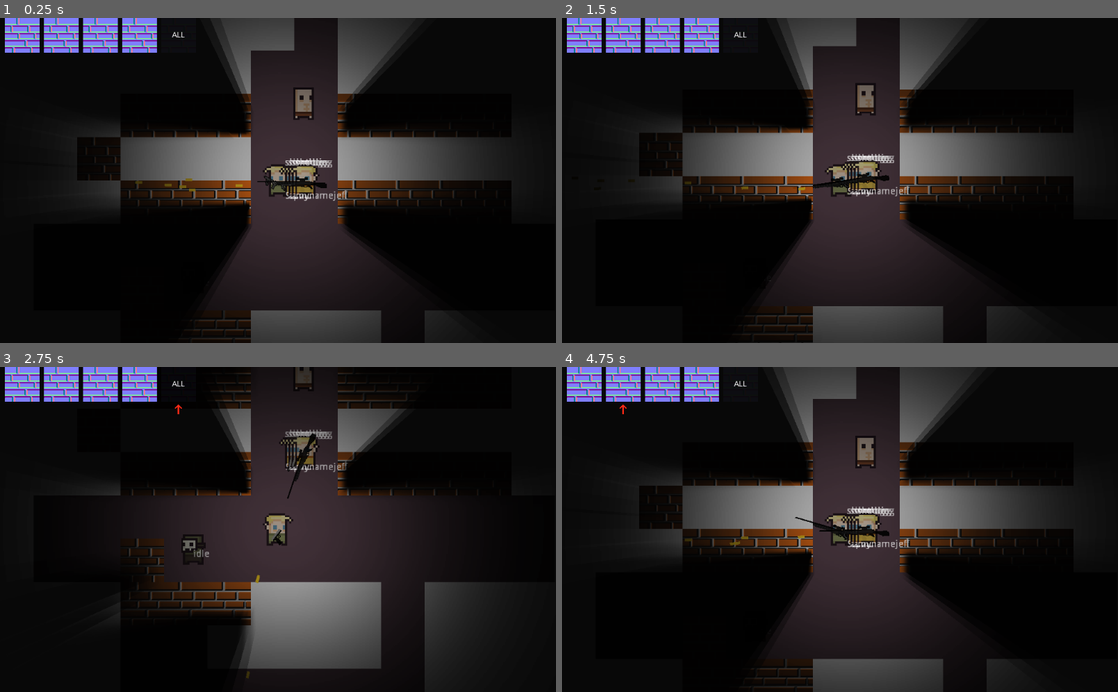
Above: before the commit, frames 1-4 (two rows, left to right).
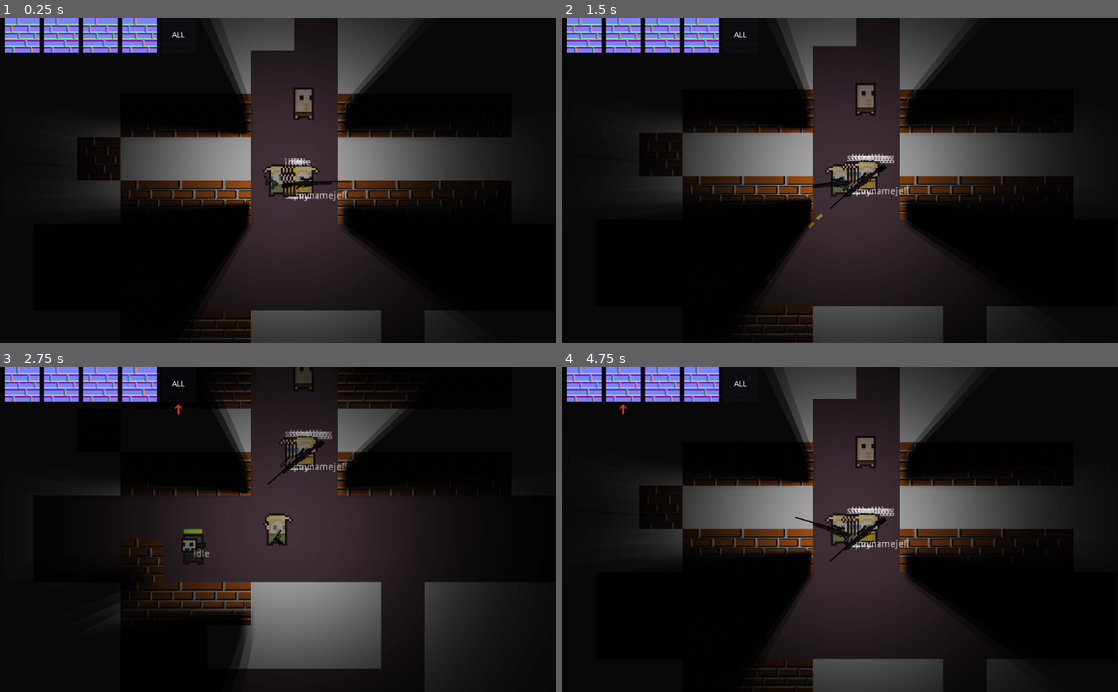
Above: after the commit, the same moments.

Repository: fedzdev/gameoff
Game: Godot game, scene res://Tests/TestArena.tscn
Same seed, same stepped clock (60 frames per second), same inputs: the game is played once before the commit and once after it. Sound files missing from this copy of the repository are replaced by a short silence.
Inputs (mouse positions are in pixels of both pictures, inside the frame that each line leads up to):
- Up to frame 1 (0.25 s): no input
- Up to frame 2 (1.5 s): move the mouse to (962, 164) at 0.52 s; hold E (swap_right) 0.53-1.28 s; tap F (follow) at 0.6 s; tap Enter at 1.25 s; move the mouse to (728, 196) at 1.27 s; hold Down (ui_down) from 1.28 s (still down); tap G (guard) at 1.35 s
- Up to frame 3 (2.75 s): move the mouse to (333, 458) at 2.02 s; release Down (ui_down) at 2.03 s; hold E (swap_right) from 2.03 s (still down); tap 5 (select_all) at 2.1 s
- Up to frame 4 (4.75 s): move the mouse to (812, 594) at 2.77 s; release E (swap_right) at 2.78 s; hold Up (ui_up) 2.78-3.53 s; tap 1 (select_first) at 2.85 s; move the mouse to (1006, 578) at 3.52 s; hold Q (swap_left) from 3.53 s (still down); tap 4 (select_fourth) at 3.6 s; tap R (reload) at 4.15 s; move the mouse to (673, 480) at 4.27 s; tap 2 (select_second) at 4.35 s

The runs differ from the first frame. In frame 1, 0.6% of the frame differs, in the area x 24-64%, y 43-56%; in frame 2, 0.3%; in frame 3, 0.3%; in frame 4, 0.3%.

Commit message:
come
come

Diff:
--- a/Scenes/Mutant1.tscn
+++ b/Scenes/Mutant1.tscn
@@ -1,7 +1,10 @@
-[gd_scene load_steps=4 format=2]
+[gd_scene load_steps=7 format=2]
 
 [ext_resource path="res://Scenes/Enemy.tscn" type="PackedScene" id=1]
 [ext_resource path="res://Assets/0x72_16x16DungeonTileset.v4.png" type="Texture" id=2]
+[ext_resource path="res://Scripts/Mutant1.gd" type="Script" id=3]
+[ext_resource path="res://Assets/redhp.png" type="Texture" id=4]
+[ext_resource path="res://Assets/greenhp.png" type="Texture" id=5]
 
 [sub_resource type="CapsuleShape2D" id=1]
 radius = 13.7719
@@ -10,6 +13,7 @@
 [node name="Mutant1" instance=ExtResource( 1 )]
 collision_layer = 4
 collision_mask = 31
+script = ExtResource( 3 )
 
 [node name="Sprite" parent="." index="1"]
 scale = Vector2( 3, 3 )
@@ -17,3 +21,16 @@
 
 [node name="CollisionShape2D" parent="." index="2"]
 shape = SubResource( 1 )
+
+[node name="TextureProgress" type="TextureProgress" parent="." index="4"]
+margin_left = -15.9323
+margin_top = -39.1669
+margin_right = 23.0677
+margin_bottom = -7.16693
+value = 100.0
+texture_under = ExtResource( 4 )
+texture_progress = ExtResource( 5 )
+radial_initial_angle = 162.9
+__meta__ = {
+"_edit_use_anchors_": false
+}
--- a/Scripts/EnemyCharacter.gd
+++ b/Scripts/EnemyCharacter.gd
@@ -1,8 +1,5 @@
 extends KinematicBody2D
 
-
-var Health
-var Speed
 
 
 
--- a/Scripts/Friend.gd
+++ b/Scripts/Friend.gd
@@ -139,9 +139,8 @@
 	CurrentGun = gun_instance
 
 func _on_EnemyDetector_body_entered(body):
-	if body.collision_layer == 1:
+	if body.collision_layer == 4:
 		bodyy = body
-		print("print")
 		casting = true
 
 
--- /dev/null
+++ b/Scripts/Mutant1.gd
@@ -0,0 +1,21 @@
+extends "res://Scripts/EnemyCharacter.gd"
+
+
+var Health
+var Speed
+
+# Called when the node enters the scene tree for the first time.
+func _ready():
+	Health = 100
+
+
+func receive_damage(damage):
+	Health -= damage
+	get_node("TextureProgress").value = Health
+	if Health <= 0:
+		ded()
+
+
+func ded():
+	Global.enemies_in_current_encounter.pop_front()
+	queue_free()
--- a/Tests/Bullut.gd
+++ b/Tests/Bullut.gd
@@ -1,6 +1,7 @@
 extends Area2D
 
 var speed = 1000
+var damage = 1
 
 func _physics_process(delta):
 	position += transform.x * speed * delta
@@ -16,6 +17,7 @@
 
 func _on_Bullut_body_entered(body):
 	if body.collision_layer == 4:
+		body.receive_damage(damage)
 		print(body)
 		get_node("AudioStreamPlayer2D").play()
 		self.hide()
--- a/Tests/TestArena.gd
+++ b/Tests/TestArena.gd
@@ -7,6 +7,7 @@
 onready var dumpy : KinematicBody2D = get_node("dumpy")
 
 func _ready():
+	set_process(false)
 	Global.navnode = get_node("Navigation2D")
 	Global.linenode = get_node("Line2D")
 	spawn_companions()
@@ -14,6 +15,13 @@
 
 func enemies_to_list(enemy_to_add):
 	Global.enemies_in_current_encounter.append(enemy_to_add)
+	print("aded emeny", enemy_to_add)
+	set_process(true)
+
+func _process(delta):
+	if Global.enemies_in_current_encounter.size() == 0:
+		print("AAAAAAAAAAAAAAA")
+		get_tree().change_scene("res://Tests/testgame.tscn")
 
 func spawn_companions():
 	var companion_name
Binary file added: Assets/greenhp.png
Not shown, added: Assets/greenhp.png.import
Binary file added: Assets/redhp.png
Not shown, added: Assets/redhp.png.import
